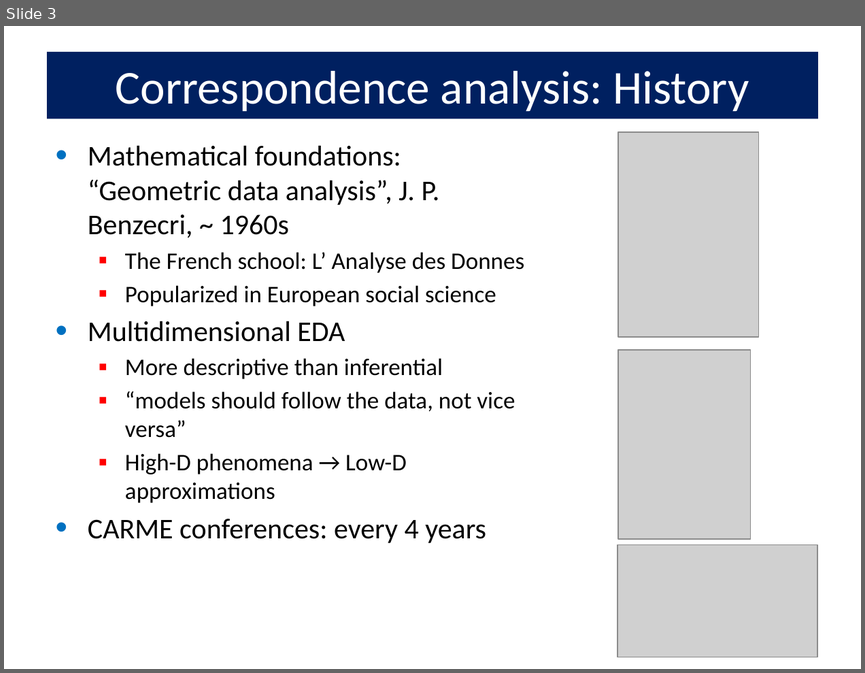
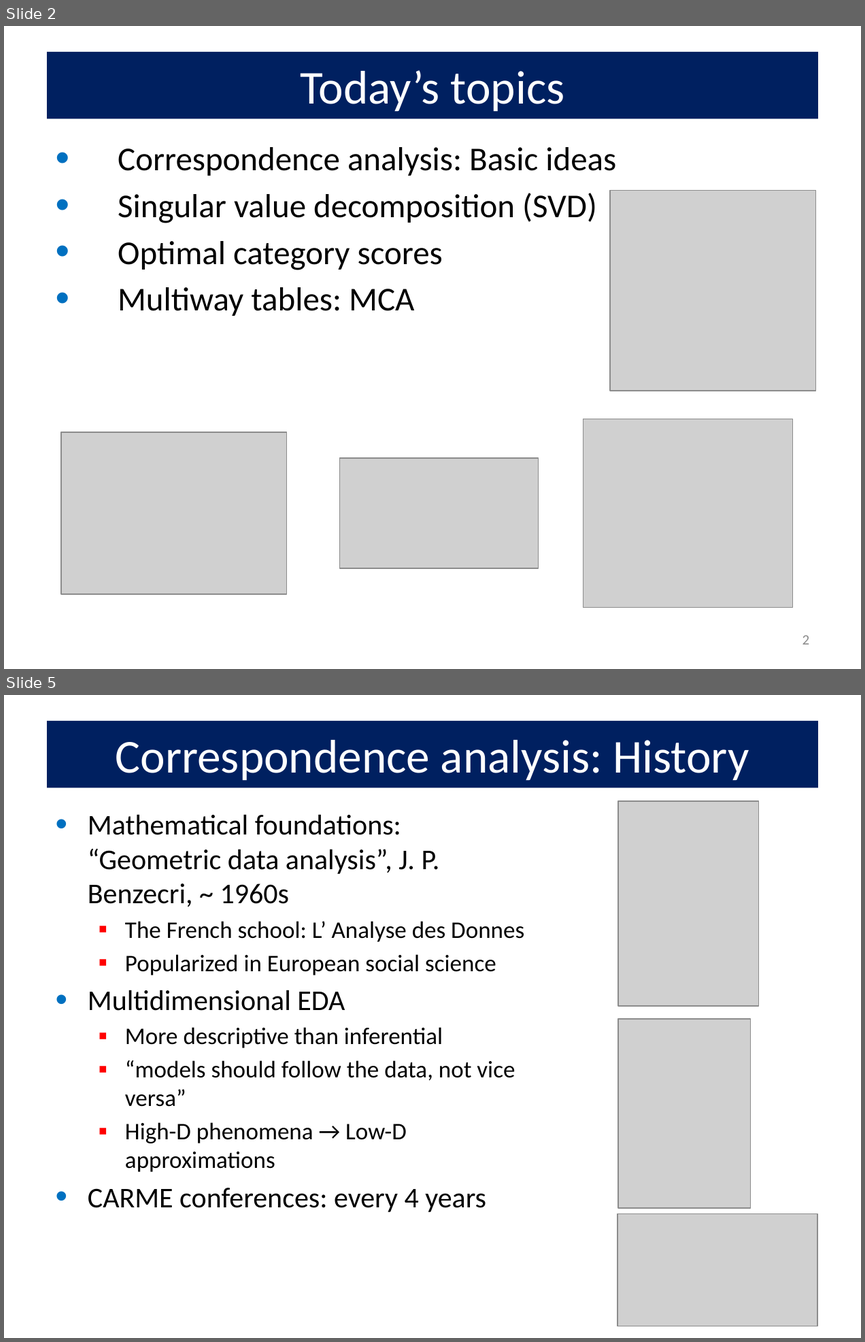
Before and after one commit to friendly/psy6136, a slide deck: docs/lectures/05-Corresp.pptx. Shown one above the other, each under a label of ours: slide 3 before the commit, slides 2 and 5 after it; the slides between them are not shown. The pictures are 865x673 and 865x1342 pixels, drawn with LibreOffice and Linux fonts; fonts in the diff are those of the drawing; grey boxes stand for pictures. Boxes give left, top, right and bottom in pixels: in the first picture for what was removed or moved away, otherwise in the second. Text is boxed around its words. In the diff, an @@ line names an element or a change of style, - is before the commit and + after.

```diff
--- a/docs/lectures/05-Corresp.pptx
+++ b/docs/lectures/05-Corresp.pptx
@@ slide 2 added at <box>4,26,861,669</box>, background #FFFFFF @@
@@ title added at <box>47,52,818,118</box>, fill #002060, 39.6 pt, text #FFFFFF @@
+Today’s topics
@@ text added at <box>118,147,616,316</box>, 28 pt, text #000000 @@
+• Correspondence analysis: Basic ideas
+• Singular value decomposition (SVD)
+• Optimal category scores
+• Multiway tables: MCA
@@ picture added at <box>610,191,815,391</box> @@
@@ picture added at <box>61,432,287,594</box> @@
@@ picture added at <box>583,418,792,607</box> @@
@@ picture added at <box>340,458,538,569</box> @@
@@ page number added at <box>802,635,810,644</box>, 12 pt, text #8C8C8C @@
+2
@@ what was slide 3 is now slide 5 @@
```
Also in this commit, not shown: 11 slides changed, 8 other slides added, 11 other files.
